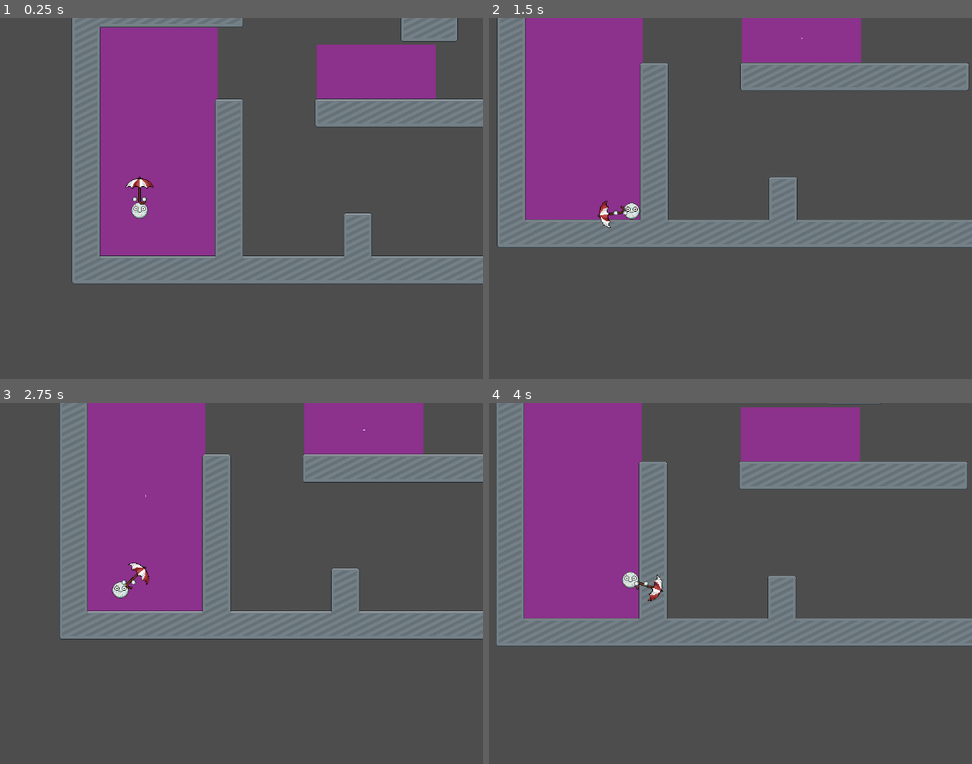
Above: before the commit, frames 1-4 (two rows, left to right).
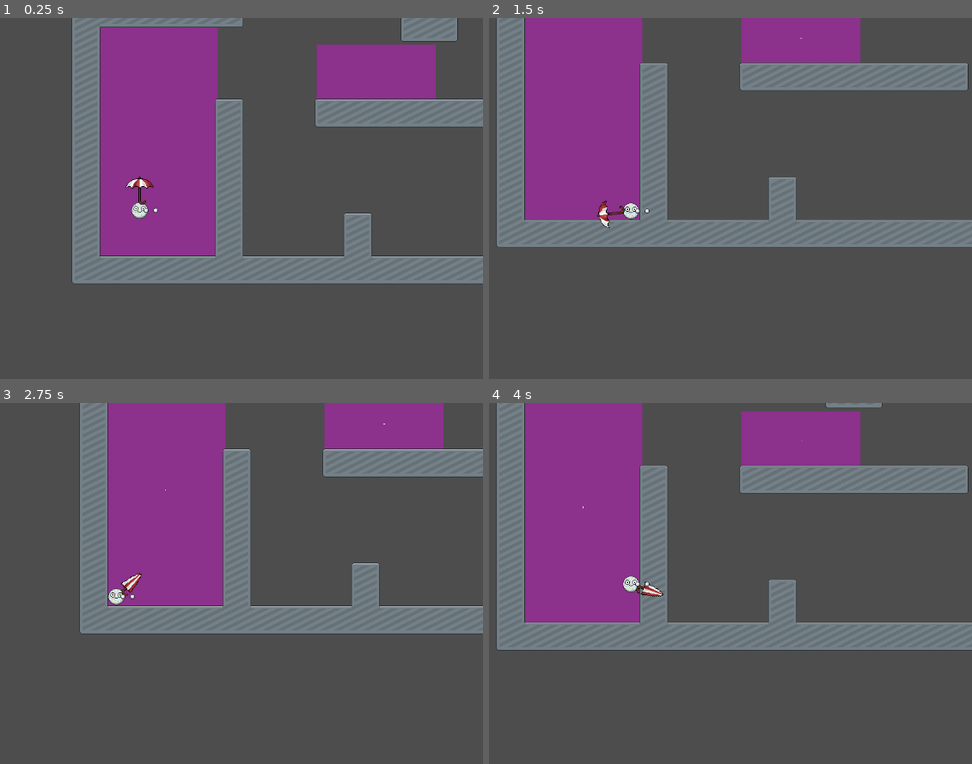
Above: after the commit, the same moments.

Repository: AnJ95/shiny-umbrella
Game: Godot game, scene res://scenes/tilemap/tilemap_test.tscn
Two runs of this game, one before a commit and one after it. Both use one fixed random seed, a clock stepped at 60 frames per second and the inputs below.
Inputs (mouse positions are in pixels of both pictures, inside the frame that each line leads up to):
- Up to frame 1 (0.25 s): no input
- Up to frame 2 (1.5 s): tap Enter at 0.5 s; move the mouse to (778, 191) at 0.52 s; press the mouse at (778, 191) at 0.53 s; hold D (right) from 0.53 s (still down); tap W (up) at 0.77 s; move the mouse to (489, 230) at 1.27 s; release the mouse at (489, 230) at 1.28 s; click (489, 230) at 1.35 s
- Up to frame 3 (2.75 s): tap W (up) at 1.52 s; move the mouse to (207, 511) at 2.02 s; release D (right) at 2.03 s; press the mouse at (207, 511) at 2.03 s; hold A (left) from 2.03 s (still down)
- Up to frame 4 (4 s): move the mouse to (595, 673) at 2.77 s; release A (left) at 2.78 s; release the mouse at (595, 673) at 2.78 s; hold D (right) from 2.78 s (still down); click (595, 673) at 2.85 s; tap W (up) at 3.02, 3.77 s; move the mouse to (836, 652) at 3.52 s; press the mouse at (836, 652) at 3.53 s

The runs differ from the first frame. In frame 1, less than 0.1% of the frame differs, in the area x 27-33%, y 49-55%; in frame 2, 0.9%; in frame 3, 16%, in the area x 12-100%, y 0-66%; in frame 4, 5.2%.

Commit message:
umbrella can now be closed

Diff:
--- a/project.godot
+++ b/project.godot
@@ -42,6 +42,12 @@
 , Object(InputEventKey,"resource_local_to_scene":false,"resource_name":"","device":-1,"window_id":0,"alt_pressed":false …(186 unchanged characters)…
 ]
 }
+close_umbrella={
+"deadzone": 0.5,
+"events": [Object(InputEventMouseButton,"resource_local_to_scene":false,"resource_name":"","device":-1,"window_id":0,"alt_pressed":false,"shift_pressed":false,"ctrl_pressed":false,"meta_pressed":false,"button_mask":1,"position":Vector2(141, 12),"global_position":Vector2(150, 58),"factor":1.0,"button_index":1,"canceled":false,"pressed":true,"double_click":false,"script":null)
+, Object(InputEventKey,"resource_local_to_scene":false,"resource_name":"","device":-1,"window_id":0,"alt_pressed":false,"shift_pressed":false,"ctrl_pressed":false,"meta_pressed":false,"pressed":false,"keycode":0,"physical_keycode":69,"key_label":0,"unicode":101,"location":0,"echo":false,"script":null)
+]
+}
 
 [layer_names]
 
--- a/scenes/player/player.gd
+++ b/scenes/player/player.gd
@@ -53,6 +53,8 @@
 var umbrella_direction = Vector2(0.0,1.0)
 #Umbrella Angle in degrees
 var umbrella_angle = 0.0
+#Umbrella open or not?
+var umbrella_open = true
 
 func _physics_process(delta: float) -> void:
 	# Add the gravity.
@@ -91,7 +93,7 @@
 
 	var winds = []
 	#If no ground between player and umbrella
-	if(!$umbrella/UmbrellaCast.is_colliding()):
+	if(!$umbrella/UmbrellaCast.is_colliding() and umbrella_open):
 		winds = $umbrella/windable.get_wind_properties()
 	#If not in wind, wind_force decays by damping factor each second
 	if(winds.size() == 0):
@@ -123,6 +125,14 @@
 func _process(delta: float) -> void:
 	umbrella_angle =  rad_to_deg((get_global_mouse_position() - self.position).angle())
 	$umbrella.rotation_degrees = umbrella_angle
-	$right_hand.rotation_degrees = umbrella_angle
-	$left_hand.rotation_degrees = umbrella_angle
+	# simple hand movement. will be replaced
+	# $right_hand.rotation_degrees = umbrella_angle
+	# $left_hand.rotation_degrees = umbrella_angle
 	umbrella_direction = (get_global_mouse_position() - self.position).normalized()
+
+	if Input.is_action_pressed("close_umbrella"):
+		umbrella_open = false
+		$umbrella/umbrella_sprite.play("closed")
+	else:
+		umbrella_open = true
+		$umbrella/umbrella_sprite.play("open")
--- a/scenes/player/player.tscn
+++ b/scenes/player/player.tscn
@@ -76,6 +76,10 @@
 radius = 9.0
 height = 54.0
 
+[sub_resource type="AtlasTexture" id="AtlasTexture_a6yac"]
+atlas = ExtResource("3_rmrgq")
+region = Rect2(46, 0, 46, 47)
+
 [sub_resource type="AtlasTexture" id="AtlasTexture_vtk17"]
 atlas = ExtResource("3_rmrgq")
 region = Rect2(0, 0, 46, 47)
@@ -84,10 +88,18 @@
 animations = [{
 "frames": [{
 "duration": 1.0,
+"texture": SubResource("AtlasTexture_a6yac")
+}],
+"loop": true,
+"name": &"closed",
+"speed": 5.0
+}, {
+"frames": [{
+"duration": 1.0,
 "texture": SubResource("AtlasTexture_vtk17")
 }],
 "loop": true,
-"name": &"default",
+"name": &"open",
 "speed": 5.0
 }]
 
@@ -163,6 +175,8 @@
 position = Vector2(34, 0)
 rotation = 1.5708
 sprite_frames = SubResource("SpriteFrames_5redo")
+animation = &"open"
+autoplay = "open"
 
 [node name="UmbrellaCast" type="RayCast2D" parent="umbrella"]
 target_position = Vector2(48, 0)
Not shown: 1 places in scenes/player/player.tscn that only renumber resources
